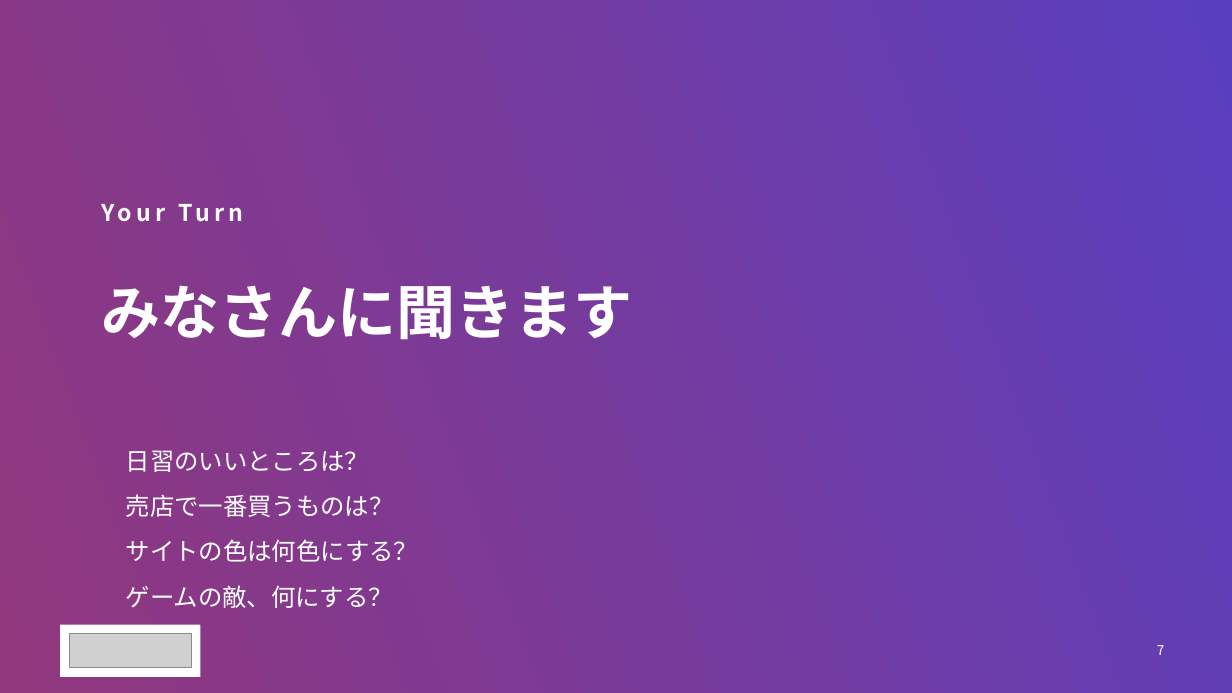
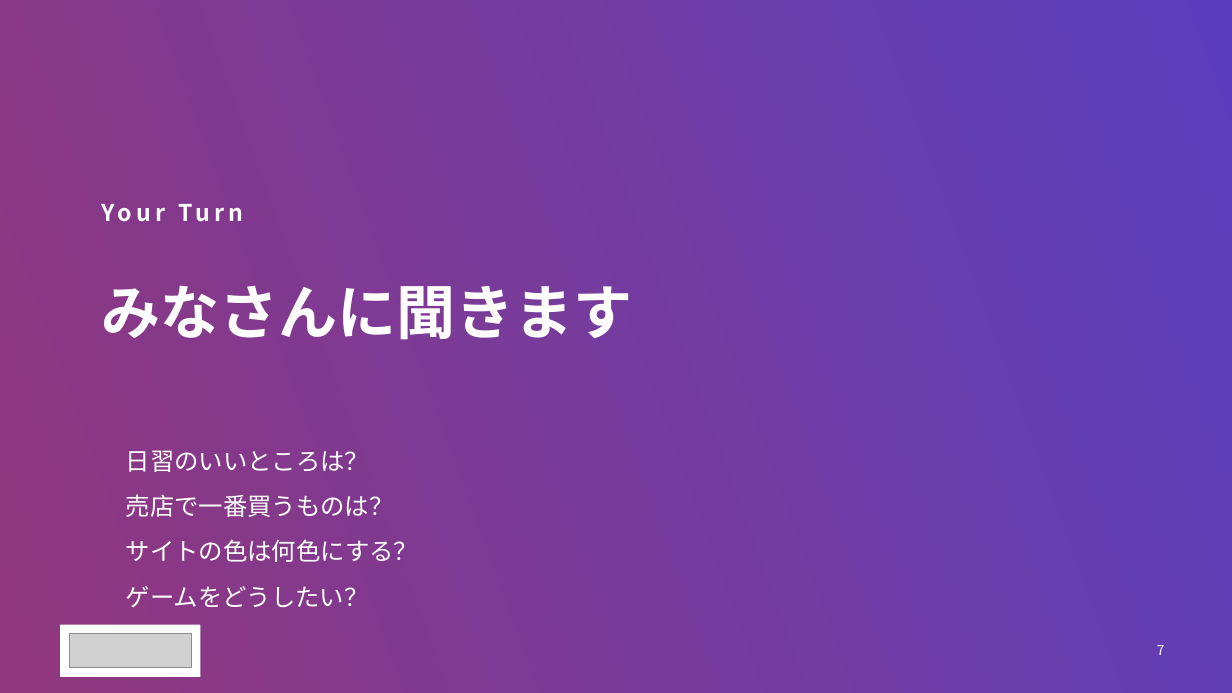
Before and after one commit to yutakaJssst/narashino-visit-2, a slide deck: slide 7 of slides/nichinara20260908.pptx. Drawn at 1232x693 pixels with LibreOffice and Linux fonts; fonts in the diff are those of the drawing; grey boxes stand for pictures. Boxes give left, top, right and bottom in pixels: in the first picture for what was removed or moved away, otherwise in the second. Text is boxed around its words. In the diff, an @@ line names an element or a change of style, - is before the commit and + after.

```diff
--- a/slides/nichinara20260908.pptx
+++ b/slides/nichinara20260908.pptx
@@ text at box(126, 586, 369, 607): text changed @@
-ゲームの敵、何にする？
+ゲームをどうしたい？
```
Also in this commit, not shown: 1 other slide changed, 3 other files.
